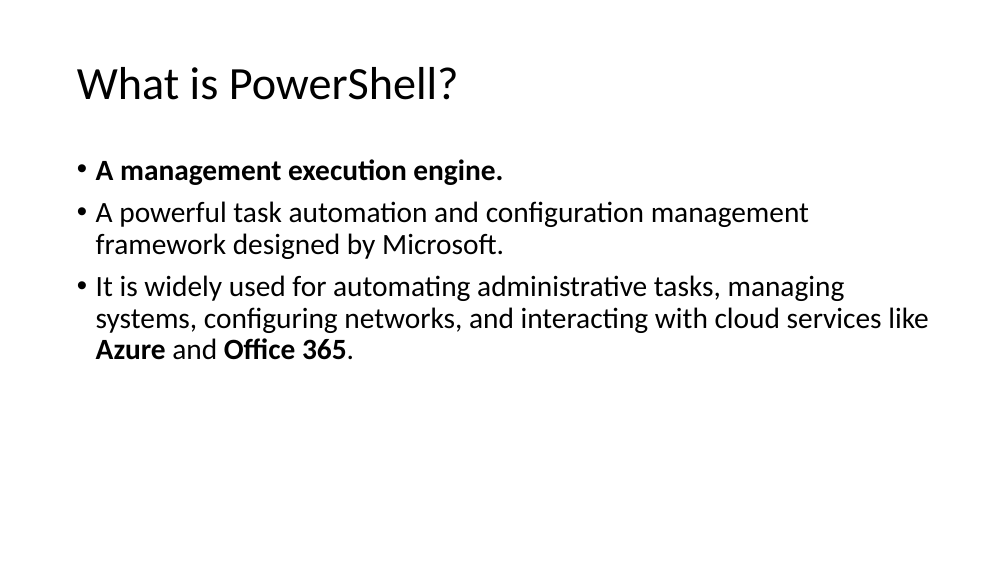
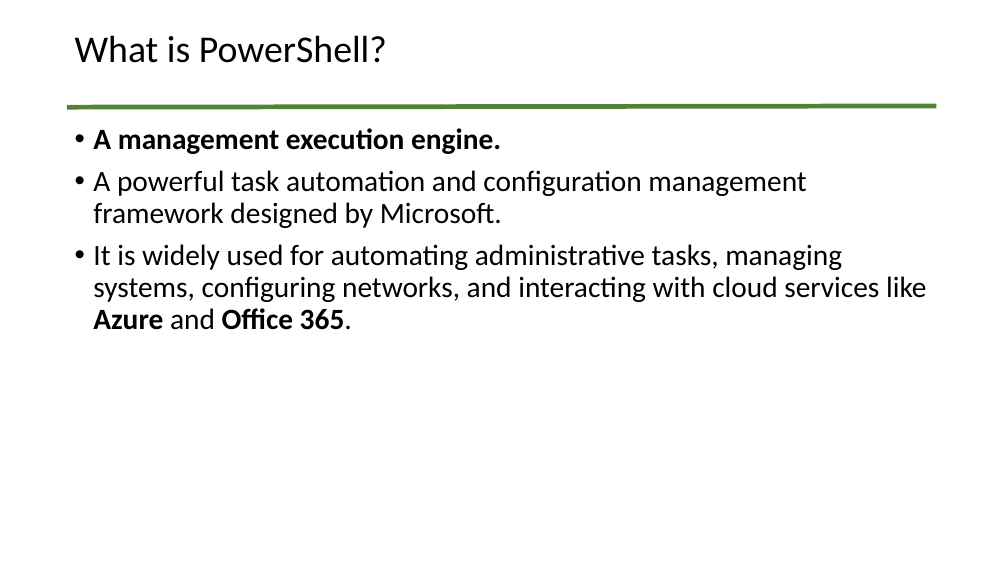
Before and after one commit to PSRITPro/my-learning-journal, a slide deck: slide 6 of PowerShell/Day1/PowerShell.pptx (slide 4 before the commit). Drawn at 1008x567 pixels with LibreOffice and Linux fonts; fonts in the diff are those of the drawing. Boxes give left, top, right and bottom in pixels: in the first picture for what was removed or moved away, otherwise in the second. Text is boxed around its words. In the diff, an @@ line names an element or a change of style, - is before the commit and + after.

```diff
--- a/PowerShell/Day1/PowerShell.pptx
+++ b/PowerShell/Day1/PowerShell.pptx
@@ title "What is PowerShell?": place and size @@
-title "What is PowerShell?" at (77, 67, 459, 100)
+title "What is PowerShell?" at (67, 23, 937, 76)
@@ title "What is PowerShell?" at (67, 23, 937, 76): size 44 to 36 pt; outline none to #FFFFFF 0.75 pt @@
@@ line added from (67, 107) to (937, 106), #548235 4.5 pt @@
@@ text "A management execution engine.": place and size @@
-text "A management execution engine." at (96, 159, 928, 360)
+text "A management execution engine." at (93, 128, 926, 330)
```
Also in this commit, not shown: 7 other slides changed, 3 slides added, 4 other files.
